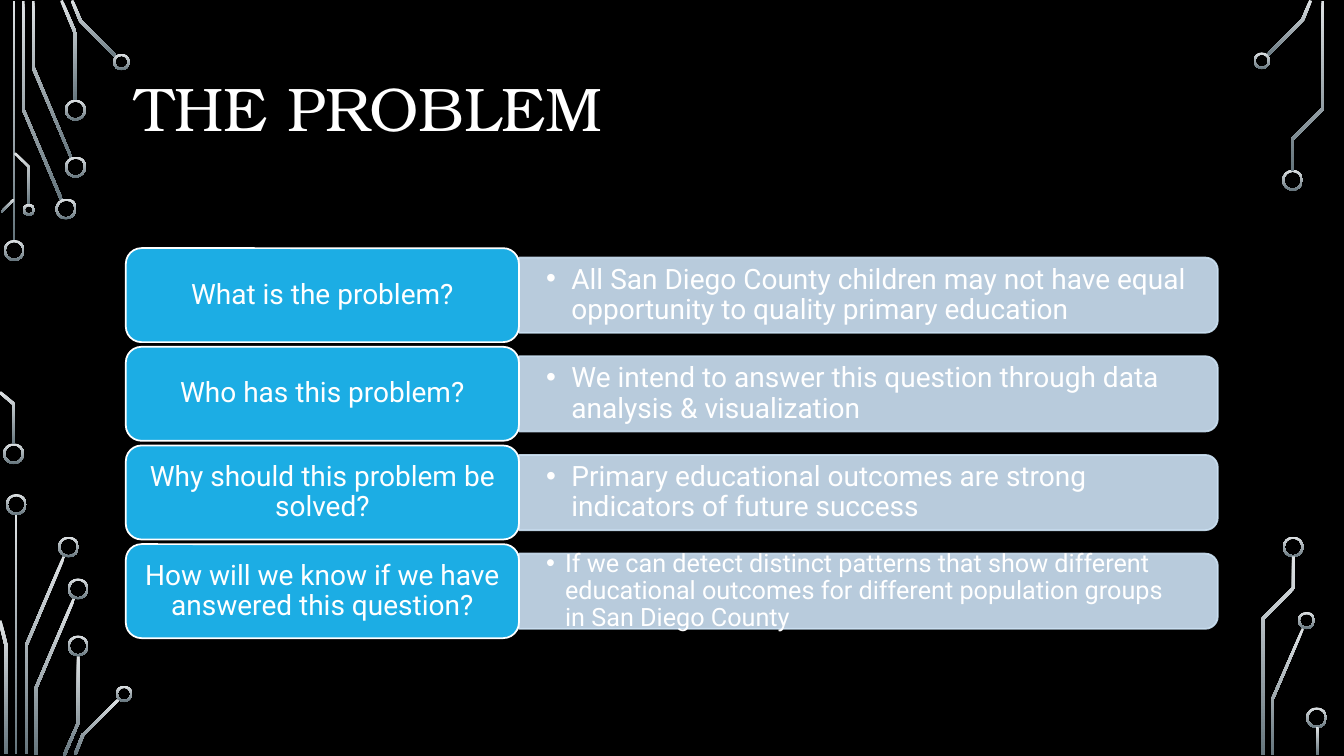
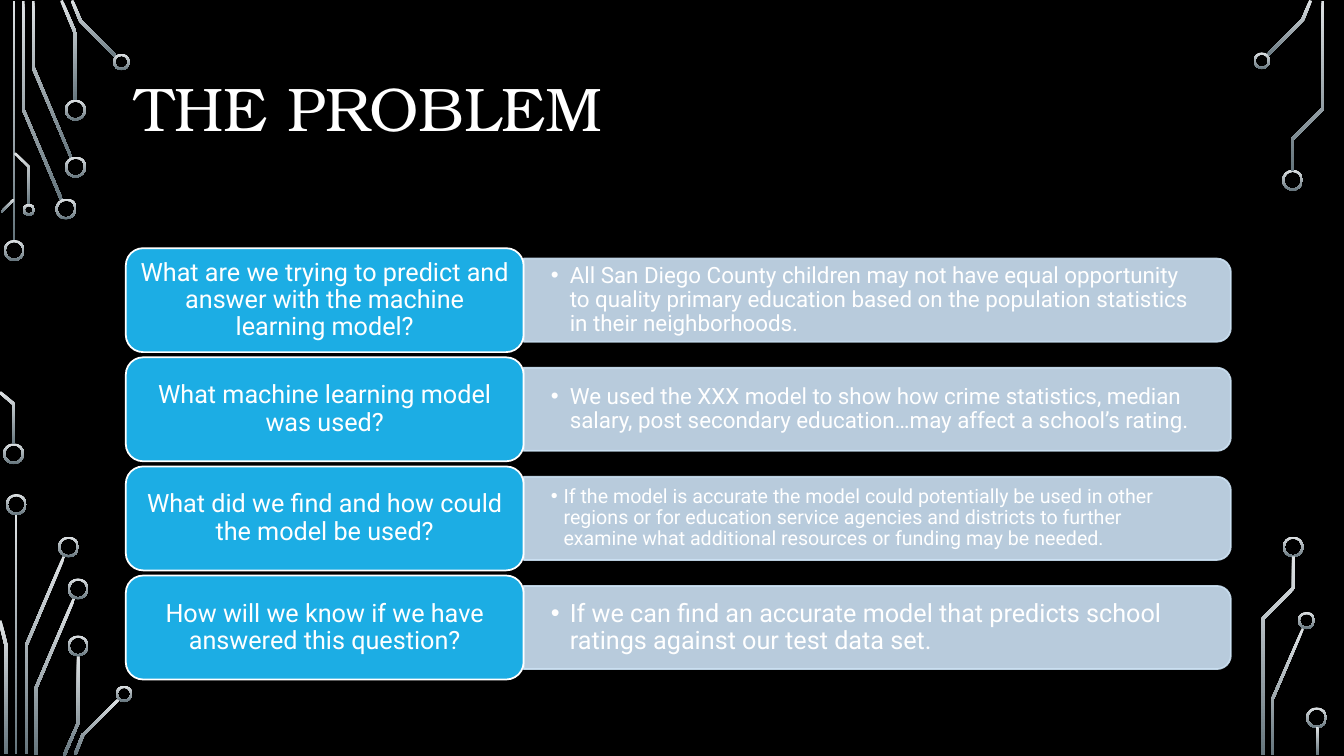
Before and after one commit to pkorat/ML-School-Rating-Prediction-Model, a slide deck: slide 2 of Final_Presentationv3.pptx. Drawn at 1344x756 pixels with LibreOffice and Linux fonts; fonts in the diff are those of the drawing; background and template pictures are left out. Boxes give left, top, right and bottom in pixels: in the first picture for what was removed or moved away, otherwise in the second. Text is boxed around its words. In the diff, an @@ line names an element or a change of style, - is before the commit and + after.

Commit message:
Presentation edits in progress

```diff
--- a/Final_Presentationv3.pptx
+++ b/Final_Presentationv3.pptx
@@ rounded rectangle: place and size @@
-rounded rectangle at box(126, 248, 519, 342)
+rounded rectangle at box(126, 248, 524, 352)
@@ text at box(141, 262, 509, 341): text changed; size 20 to 18 pt @@
-What is the problem?
+What are we trying to predict and answer with the machine learning model?
@@ round same rect: place and size @@
-round same rect at box(519, 257, 1218, 333)
+round same rect at box(523, 259, 1231, 342)
@@ text at box(570, 266, 1187, 336): text changed; size 20 to 16 pt @@
-  • All San Diego County children may not have equal opportunity to quality primary education
+  • All San Diego County children may not have equal opportunity to quality primary education based on the population statistics in their neighborhoods.
@@ rounded rectangle: place and size @@
-rounded rectangle at box(126, 347, 519, 441)
+rounded rectangle at box(126, 357, 524, 461)
@@ round same rect: place and size @@
-round same rect at box(519, 356, 1218, 432)
+round same rect at box(523, 368, 1231, 451)
@@ rounded rectangle: place and size @@
-rounded rectangle at box(126, 446, 519, 539)
+rounded rectangle at box(126, 467, 524, 571)
@@ round same rect: place and size @@
-round same rect at box(519, 455, 1218, 530)
+round same rect at box(523, 477, 1231, 560)
@@ group removed at box(150, 366, 1163, 632): 5 texts @@
-  • We intend to answer this question through data analysis & visualization
-Who has this problem?
-  • Primary educational outcomes are strong indicators of future success
-Why should this problem be solved?
-  • If we can detect distinct patterns that show different educational outcomes for different population groups in San Diego County
@@ rounded rectangle: place and size @@
-rounded rectangle at box(126, 544, 519, 638)
+rounded rectangle at box(126, 576, 524, 680)
@@ text "How will we know if ...": place and size @@
-text "How will we know if ..." at box(145, 563, 499, 621)
+text "How will we know if ..." at box(166, 603, 484, 654)
@@ text "How will we know if ..." at box(166, 603, 484, 654): size 20 to 18 pt @@
@@ round same rect: place and size @@
-round same rect at box(519, 554, 1218, 629)
+round same rect at box(523, 587, 1231, 669)
@@ group added at box(147, 384, 1188, 654): 5 texts @@
+  • We used the XXX model to show how crime statistics, median salary, post secondary education…may affect a school’s rating.
+What machine learning model was used?
+  • If the model is accurate the model could potentially be used in other regions or for education service agencies and districts to further examine what additional resources or funding may be needed.
+What did we find and how could the model be used?
+  • If we can find an accurate model that predicts school ratings against our test data set.
```
Also in this commit, not shown: 1 other file.
